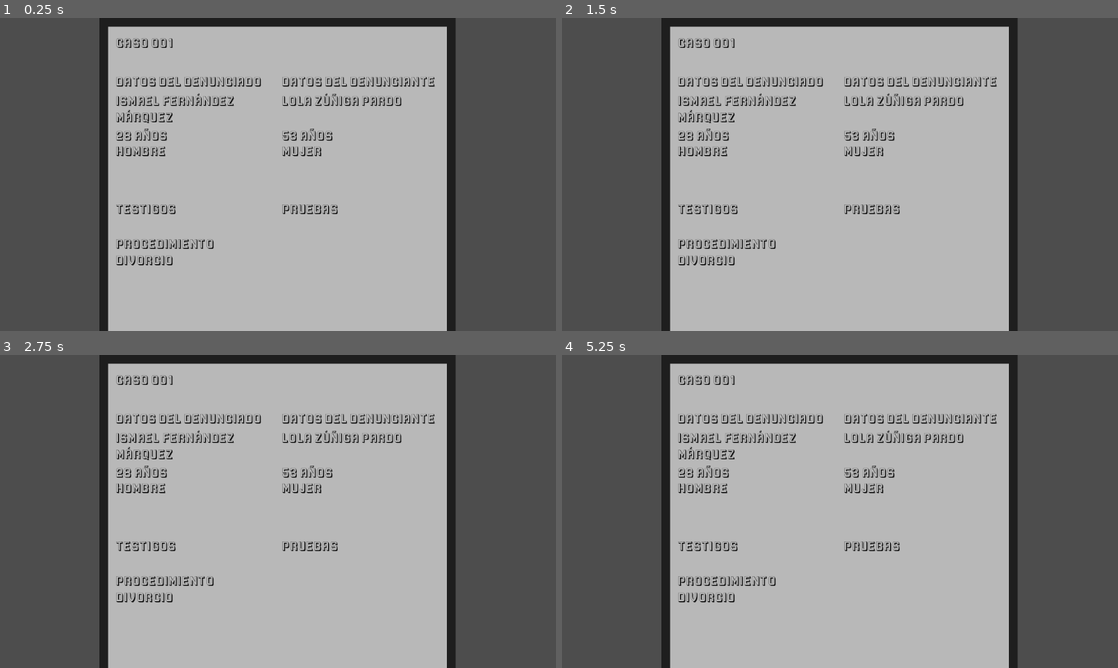
Above: before the commit, frames 1-4 (two rows, left to right).
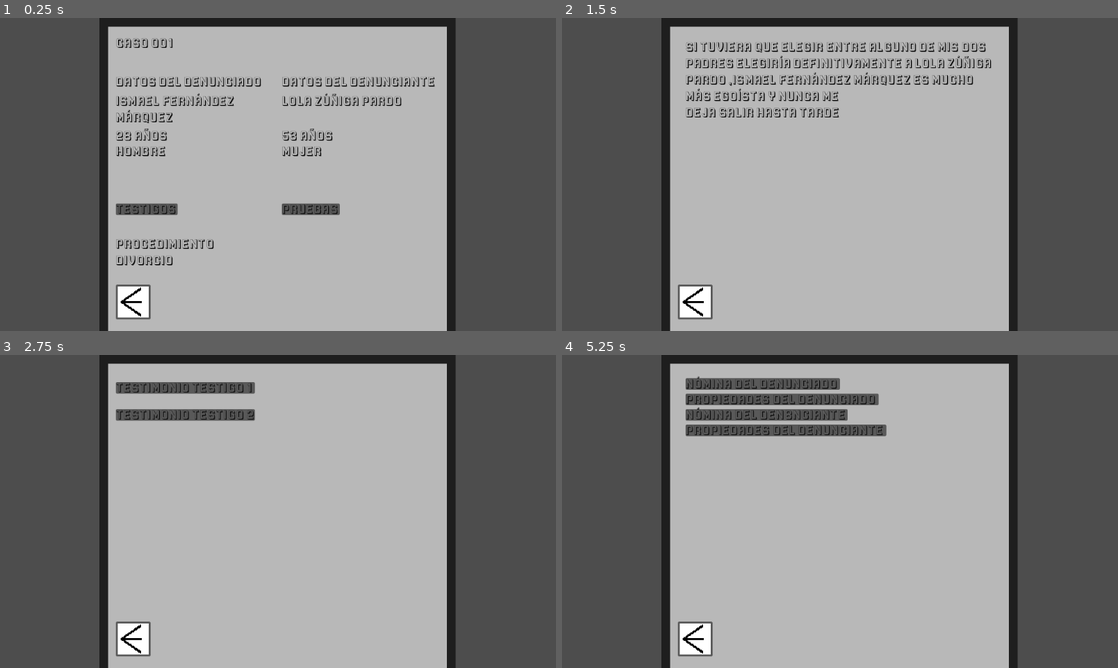
Above: after the commit, the same moments.

Repository: Gonfer73/Corruption
Game: Godot game, scene res://case_01/case_01.tscn
Same seed, same stepped clock (60 frames per second), same inputs: the game is played once before the commit and once after it. This scene is started directly instead of the project's main scene.
Inputs (mouse positions are in pixels of both pictures, inside the frame that each line leads up to):
- Up to frame 1 (0.25 s): no input
- Up to frame 2 (1.5 s): click (706, 208) at 0.52 s; click (745, 49) at 1.27 s
- Up to frame 3 (2.75 s): click (133, 639) at 2.02 s
- Up to frame 4 (5.25 s): click (745, 414) at 2.77 s; click (695, 639) at 3.52 s; click (695, 639) at 4.27 s; click (873, 545) at 5.02 s

The runs differ from the first frame. In frame 1, 1.5% of the frame differs, in the area x 20-62%, y 59-97%; in frame 2, 6.4%; in frame 3, 5.3%; in frame 4, 8.0%, in the area x 20-79%, y 6-97%.

Commit message:
Añadidos detalles para leer testimonios y ver pruebas

Diff:
--- a/corruption/case_01/case_01.tscn
+++ b/corruption/case_01/case_01.tscn
@@ -1,8 +1,9 @@
 [gd_scene format=3 uid="uid://ckd8d37i5hdd6"]
 
-[ext_resource type="Texture2D" uid="uid://c1k2osqd42lds" path="res://case_01/paper_01.png" id="1_2ax1d"]
 [ext_resource type="Script" uid="uid://b6jj2nk68k0o4" path="res://case_01/scripts/case_01.gd" id="1_lc27k"]
 [ext_resource type="FontFile" uid="uid://d3x8th7umck2e" path="res://font_01.ttf" id="2_lc27k"]
+[ext_resource type="Texture2D" uid="uid://c1k2osqd42lds" path="res://case_01/sprites/paper_01.png" id="2_nqufs"]
+[ext_resource type="Texture2D" uid="uid://blyshij385vbn" path="res://case_01/sprites/icon_01.png" id="4_nqufs"]
 
 [sub_resource type="LabelSettings" id="LabelSettings_15q6v"]
 font = ExtResource("2_lc27k")
@@ -14,7 +15,7 @@
 
 [node name="Paper01" type="Sprite2D" parent="." unique_id=1545052143]
 position = Vector2(584, 360)
-texture = ExtResource("1_2ax1d")
+texture = ExtResource("2_nqufs")
 
 [node name="label_01" type="Label" parent="Paper01" unique_id=1547403125]
 offset_left = -344.0
@@ -96,14 +97,10 @@
 text = "TESTIGOS"
 label_settings = SubResource("LabelSettings_15q6v")
 
-[node name="label_12" type="Label" parent="Paper01" unique_id=1751565528]
-offset_left = -344.0
-offset_top = 96.0
-offset_right = -22.0
-offset_bottom = 136.0
-text = "PROCEDIMIENTO
-DIVORCIO"
-label_settings = SubResource("LabelSettings_15q6v")
+[node name="label_10_bt" type="Button" parent="Paper01/label_10" unique_id=272648986]
+layout_mode = 0
+offset_right = 128.0
+offset_bottom = 24.0
 
 [node name="label_11" type="Label" parent="Paper01" unique_id=939945688]
 offset_top = 24.0
@@ -111,3 +108,239 @@
 offset_bottom = 64.0
 text = "pruebas"
 label_settings = SubResource("LabelSettings_15q6v")
+
+[node name="label_11_bt" type="Button" parent="Paper01/label_11" unique_id=520463130]
+layout_mode = 0
+offset_right = 120.0
+offset_bottom = 24.0
+
+[node name="label_12" type="Label" parent="Paper01" unique_id=1751565528]
+offset_left = -344.0
+offset_top = 96.0
+offset_right = -22.0
+offset_bottom = 136.0
+text = "PROCEDIMIENTO
+DIVORCIO"
+label_settings = SubResource("LabelSettings_15q6v")
+
+[node name="back_bt_01" type="Button" parent="Paper01" unique_id=1346084316]
+offset_left = -344.0
+offset_top = 192.0
+offset_right = -272.0
+offset_bottom = 264.0
+icon = ExtResource("4_nqufs")
+
+[node name="Paper02" type="Sprite2D" parent="." unique_id=967738167]
+visible = false
+position = Vector2(584, 360)
+texture = ExtResource("2_nqufs")
+
+[node name="label_13" type="Label" parent="Paper02" unique_id=2043498862]
+offset_left = -344.0
+offset_top = -304.0
+offset_right = -22.0
+offset_bottom = -239.0
+text = "TESTIMONIO TESTIGO 1"
+label_settings = SubResource("LabelSettings_15q6v")
+
+[node name="label_13_bt" type="Button" parent="Paper02/label_13" unique_id=1841093783]
+layout_mode = 0
+offset_right = 288.0
+offset_bottom = 24.0
+
+[node name="label_14" type="Label" parent="Paper02" unique_id=98655033]
+offset_left = -344.0
+offset_top = -248.0
+offset_right = -22.0
+offset_bottom = -183.0
+text = "TESTIMONIO TESTIGO 2
+"
+label_settings = SubResource("LabelSettings_15q6v")
+
+[node name="label_14_bt" type="Button" parent="Paper02/label_14" unique_id=1119385989]
+layout_mode = 0
+offset_right = 288.0
+offset_bottom = 24.0
+
+[node name="back_bt_02" type="Button" parent="Paper02" unique_id=1583829427]
+offset_left = -344.0
+offset_top = 192.0
+offset_right = -272.0
+offset_bottom = 264.0
+icon = ExtResource("4_nqufs")
+
+[node name="Paper03" type="Sprite2D" parent="." unique_id=949783519]
+visible = false
+position = Vector2(584, 360)
+texture = ExtResource("2_nqufs")
+
+[node name="label_15" type="Label" parent="Paper03" unique_id=1683874926]
+offset_left = -328.0
+offset_top = -312.0
+offset_right = 328.0
+offset_bottom = -179.0
+text = "Si tuviera que elegir entre alguno de mis dos
+padres elegiría definitivamente a \"                        \"
+\"                     \", es mucho más egoísta y nunca me
+deja salir hasta tarde"
+label_settings = SubResource("LabelSettings_15q6v")
+autowrap_mode = 3
+
+[node name="back_bt_03" type="Button" parent="Paper03" unique_id=63322580]
+offset_left = -344.0
+offset_top = 192.0
+offset_right = -272.0
+offset_bottom = 264.0
+icon = ExtResource("4_nqufs")
+
+[node name="Paper04" type="Sprite2D" parent="." unique_id=1478659337]
+visible = false
+position = Vector2(584, 360)
+texture = ExtResource("2_nqufs")
+
+[node name="back_bt_04" type="Button" parent="Paper04" unique_id=1982351248]
+offset_left = -344.0
+offset_top = 192.0
+offset_right = -272.0
+offset_bottom = 264.0
+icon = ExtResource("4_nqufs")
+
+[node name="label_16" type="Label" parent="Paper04" unique_id=1105996834]
+offset_left = -328.0
+offset_top = -312.0
+offset_right = 328.0
+offset_bottom = -179.0
+label_settings = SubResource("LabelSettings_15q6v")
+autowrap_mode = 3
+
+[node name="Paper05" type="Sprite2D" parent="." unique_id=534557679]
+visible = false
+position = Vector2(584, 360)
+texture = ExtResource("2_nqufs")
+
+[node name="label_18" type="Label" parent="Paper05" unique_id=851297069]
+offset_left = -328.0
+offset_top = -312.0
+offset_right = 328.0
+offset_bottom = -179.0
+text = "Nómina del denunciado"
+label_settings = SubResource("LabelSettings_15q6v")
+autowrap_mode = 3
+
+[node name="label_18_bt" type="Button" parent="Paper05/label_18" unique_id=1969457475]
+layout_mode = 0
+offset_right = 320.0
+offset_bottom = 24.0
+
+[node name="label_19" type="Label" parent="Paper05" unique_id=1418129471]
+offset_left = -328.0
+offset_top = -280.0
+offset_right = 328.0
+offset_bottom = -147.0
+text = "Propiedades del denunciado"
+label_settings = SubResource("LabelSettings_15q6v")
+autowrap_mode = 3
+
+[node name="label_19_bt" type="Button" parent="Paper05/label_19" unique_id=238387979]
+layout_mode = 0
+offset_right = 400.0
+offset_bottom = 24.0
+
+[node name="label_20" type="Label" parent="Paper05" unique_id=1362640142]
+offset_left = -328.0
+offset_top = -248.0
+offset_right = 328.0
+offset_bottom = -115.0
+text = "Nómina del den8nciante"
+label_settings = SubResource("LabelSettings_15q6v")
+autowrap_mode = 3
+
+[node name="label_20_bt" type="Button" parent="Paper05/label_20" unique_id=1270152354]
+layout_mode = 0
+offset_right = 336.0
+offset_bottom = 24.0
+
+[node name="label_21" type="Label" parent="Paper05" unique_id=604521704]
+offset_left = -328.0
+offset_top = -216.0
+offset_right = 328.0
+offset_bottom = -83.0
+text = "Propiedades del denunciante"
+label_settings = SubResource("LabelSettings_15q6v")
+autowrap_mode = 3
+
+[node name="label_21_bt" type="Button" parent="Paper05/label_21" unique_id=444733312]
+layout_mode = 0
+offset_right = 416.0
+offset_bottom = 24.0
+
+[node name="back_bt_05" type="Button" parent="Paper05" unique_id=502493186]
+offset_left = -344.0
+offset_top = 192.0
+offset_right = -272.0
+offset_bottom = 264.0
+icon = ExtResource("4_nqufs")
+
+[node name="Paper06" type="Sprite2D" parent="." unique_id=1661367739]
+visible = false
+position = Vector2(584, 360)
+texture = ExtResource("2_nqufs")
+
+[node name="back_bt_06" type="Button" parent="Paper06" unique_id=899985920]
+offset_left = -344.0
+offset_top = 192.0
+offset_right = -272.0
+offset_bottom = 264.0
+icon = ExtResource("4_nqufs")
+
+[node name="label_22" type="Label" parent="Paper06" unique_id=1557514545]
+offset_left = -328.0
+offset_top = -312.0
+offset_right = 328.0
+offset_bottom = -179.0
+text = "SUELDO: 35446'84 € anuales
+Puesto: Ingenierio Informático de subredes directivo
+Empresa: PH Inc.
+Permanencia durante 3 años en el puesto actual
+Sin posibilidad de vacaciones
+Teletrabajo disponible"
+label_settings = SubResource("LabelSettings_15q6v")
+autowrap_mode = 3
+
+[node name="Paper07" type="Sprite2D" parent="." unique_id=77864897]
+visible = false
+position = Vector2(584, 360)
+texture = ExtResource("2_nqufs")
+
+[node name="back_bt_07" type="Button" parent="Paper07" unique_id=894274763]
+offset_left = -344.0
+offset_top = 192.0
+offset_right = -272.0
+offset_bottom = 264.0
+icon = ExtResource("4_nqufs")
+
+[node name="label_23" type="Label" parent="Paper07" unique_id=822724446]
+offset_left = -328.0
+offset_top = -312.0
+offset_right = 328.0
+offset_bottom = -179.0
+text = "SUELDO: 35446'84 € anuales
+Puesto: Ingenierio Informático de subredes directivo
+Empresa: PH Inc.
+Permanencia durante 3 años en el puesto actual
+Sin posibilidad de vacaciones
+Teletrabajo disponible"
+label_settings = SubResource("LabelSettings_15q6v")
+autowrap_mode = 3
+
+[connection signal="pressed" from="Paper01/label_10/label_10_bt" to="." method="_on_label_10_bt_pressed"]
+[connection signal="pressed" from="Paper01/label_11/label_11_bt" to="." method="_on_label_11_bt_pressed"]
+[connection signal="pressed" from="Paper01/back_bt_01" to="." method="_on_back_bt_01_pressed"]
+[connection signal="pressed" from="Paper02/label_13/label_13_bt" to="." method="_on_label_13_bt_pressed"]
+[connection signal="pressed" from="Paper02/label_14/label_14_bt" to="." method="_on_label_14_bt_pressed"]
+[connection signal="pressed" from="Paper02/back_bt_02" to="." method="_on_back_bt_02_pressed"]
+[connection signal="pressed" from="Paper03/back_bt_03" to="." method="_on_back_bt_03_pressed"]
+[connection signal="pressed" from="Paper04/back_bt_04" to="." method="_on_back_bt_04_pressed"]
+[connection signal="pressed" from="Paper05/back_bt_05" to="." method="_on_back_bt_05_pressed"]
+[connection signal="pressed" from="Paper06/back_bt_06" to="." method="_on_back_bt_06_pressed"]
+[connection signal="pressed" from="Paper07/back_bt_07" to="." method="_on_back_bt_07_pressed"]
--- a/corruption/case_01/scripts/case_01.gd
+++ b/corruption/case_01/scripts/case_01.gd
@@ -10,6 +10,7 @@
 #nombres y apellidos disponibles para los personajes
 
 func _ready():
+	$Paper02.hide()
 	randomize()
 	masculino_0 = randi_range(0, 1)
 	masculino_1 =  randi_range(0, 1)
@@ -35,3 +36,104 @@
 		nombre_1 = nombres_m.pick_random() + " " + apellidos.pick_random() + " " + apellidos.pick_random()
 		print(nombre_1)
 		$Paper01/label_05.text = nombre_1
+	$Paper03/label_15.text = "Si tuviera que elegir entre alguno de mis dos
+	padres elegiría definitivamente a " + nombre_1 + " ," + nombre_0 + " es mucho más egoísta y nunca me
+	deja salir hasta tarde"
+	$Paper04/label_16.text = "No quiero elegir entre mis padres, pero a " + nombre_1 + " a veces
+	se le va la cabeza y nos pega, y creo que eso no me gusta"
+
+
+
+
+func _on_label_10_bt_pressed() -> void:
+	$Paper01.hide()
+	$Paper02.show()
+	$Paper03.hide()
+	$Paper04.hide()
+	$Paper05.hide()
+	$Paper06.hide()
+	$Paper07.hide()
+
+func _on_label_11_bt_pressed() -> void:
+	$Paper01.hide()
+	$Paper02.hide()
+	$Paper03.hide()
+	$Paper04.hide()
+	$Paper05.show()
+	$Paper06.hide()
+	$Paper07.hide()
+
+func _on_label_13_bt_pressed() -> void:
+	$Paper01.hide()
+	$Paper02.hide()
+	$Paper03.show()
+	$Paper04.hide()
+	$Paper05.hide()
+	$Paper06.hide()
+	$Paper07.hide()
+
+func _on_label_14_bt_pressed() -> void:
+	$Paper01.hide()
+	$Paper02.hide()
+	$Paper03.hide()
+	$Paper04.show()
+	$Paper05.hide()
+	$Paper06.hide()
+	$Paper07.hide()
+
+func _on_back_bt_01_pressed() -> void:
+	get_tree().change_scene_to_file("res://main/main.tscn")
+
+func _on_back_bt_02_pressed() -> void:
+	$Paper01.show()
+	$Paper02.hide()
+	$Paper03.hide()
+	$Paper04.hide()
+	$Paper05.hide()
+	$Paper06.hide()
+	$Paper07.hide()
+
+func _on_back_bt_03_pressed() -> void:
+	$Paper01.hide()
+	$Paper02.show()
+	$Paper03.hide()
+	$Paper04.hide()
+	$Paper05.hide()
+	$Paper06.hide()
+	$Paper07.hide()
+
+func _on_back_bt_04_pressed() -> void:
+	$Paper01.hide()
+	$Paper02.show()
+	$Paper03.hide()
+	$Paper04.hide()
+	$Paper05.hide()
+	$Paper06.hide()
+	$Paper07.hide()
+
+func _on_back_bt_05_pressed() -> void:
+	$Paper01.show()
+	$Paper02.hide()
+	$Paper03.hide()
+	$Paper04.hide()
+	$Paper05.hide()
+	$Paper06.hide()
+	$Paper07.hide()
+
+func _on_back_bt_06_pressed() -> void:
+	$Paper01.hide()
+	$Paper02.hide()
+	$Paper03.hide()
+	$Paper04.hide()
+	$Paper05.hide()
+	$Paper06.show()
+	$Paper07.hide()
+
+func _on_back_bt_07_pressed() -> void:
+	$Paper01.hide()
+	$Paper02.hide()
+	$Paper03.hide()
+	$Paper04.hide()
+	$Paper05.hide()
+	$Paper06.hide()
+	$Paper07.hide()
Binary file added: corruption/case_01/sprites/icon_01.png
Not shown, changed: corruption/case_01/sprites/icon_01.png.import
Renamed: corruption/case_01/paper_01.png -> corruption/case_01/sprites/paper_01.png
Not shown, added: corruption/case_01/sprites/paper_01.png.import
